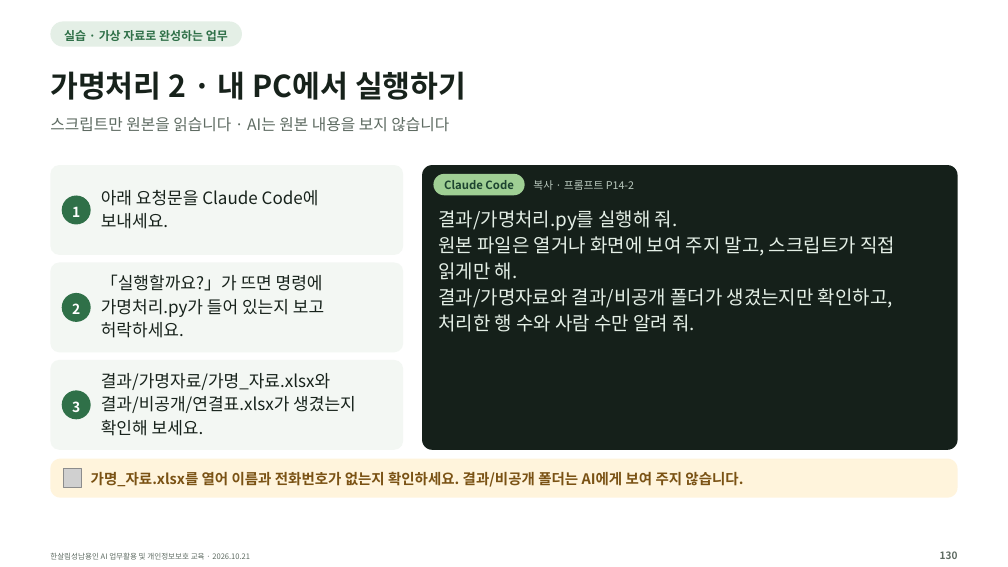
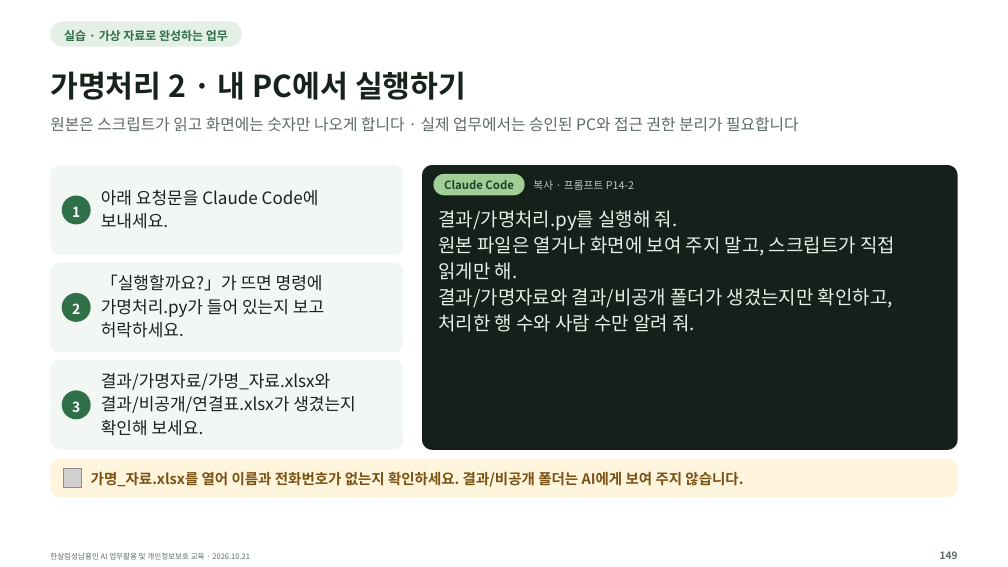
Before and after one commit to kscold/kscold-blog-version-2, a slide deck: slide 137 of apps/web/public/hansalim/files/한살림_AI교육_강의자료.pptx (slide 116 before the commit). Drawn at 1008x567 pixels with LibreOffice and Linux fonts; fonts in the diff are those of the drawing; grey boxes stand for pictures. Boxes give left, top, right and bottom in pixels: in the first picture for what was removed or moved away, otherwise in the second. Text is boxed around its words. In the diff, an @@ line names an element or a change of style, - is before the commit and + after.

Commit message:
feat(frontend): 한살림 자료 페이지를 가볍게 정리하고 글꼴이 든 165장 자료로 갱신함
- 강의 저장소 release 40f770a94545ce85(165장) 자료를 반영함. 실습 ZIP에 글꼴이 들어가 별도 글꼴 카드·버튼을 없애고, 예전 글꼴 ZIP 주소는 호환용으로만 남김
- 제목 아래 굵은 안내 상자를 보통 문장 한 줄로 바꾸고, 실습 자료 받기 버튼·준비 방법 보기·웹에서 강의 보기를 첫 화면에 둠
- 자료 목록을 큰 카드 대신 제목·용도·크기·버튼이 맞춰진 행으로 바꾸고, PPT 글꼴 안내는 접는 도움말로 옮김
- 실습 준비는 Windows를 먼저 보여 주고 Mac으로 바꿀 수 있게 함(방향키 지원). 압축을 푼 폴더 모양과 준비 완료 기준을 함께 보여 줌
- 강사 소개를 아래쪽 짧은 소개로 줄이고, 구역 제목의 영문 꼬리표를 뺌
- 동기화 스크립트가 release_id와 실습 ZIP 속 글꼴·라이선스까지 확인하고, 화면에 숨길 자료는 파일만 두게 함
- 자료 링크에 파일 해시 버전을 붙이고, 주소를 직접 열어도 한글 파일 이름으로 저장되게 Content-Disposition을 넣음
- 첫 화면 버튼 위치·크기, 안내 문장 모양, OS 전환 키보드 조작, 파일 해시·응답 헤더, 슬라이드 장수를 E2E로 확인함

```diff
--- a/apps/web/public/hansalim/files/한살림_AI교육_강의자료.pptx
+++ b/apps/web/public/hansalim/files/한살림_AI교육_강의자료.pptx
@@ text at box(50, 117, 798, 131): text changed @@
-스크립트만 원본을 읽습니다 · AI는 원본 내용을 보지 않습니다
+원본은 스크립트가 읽고 화면에는 숫자만 나오게 합니다 · 실제 업무에서는 승인된 PC와 접근 권한 분리가 필요합니다
@@ text at box(940, 551, 958, 559): text changed @@
-130
+149
```
Also in this commit, not shown: 109 other slides changed, 26 slides added, 1 slide removed, 26 other files.
